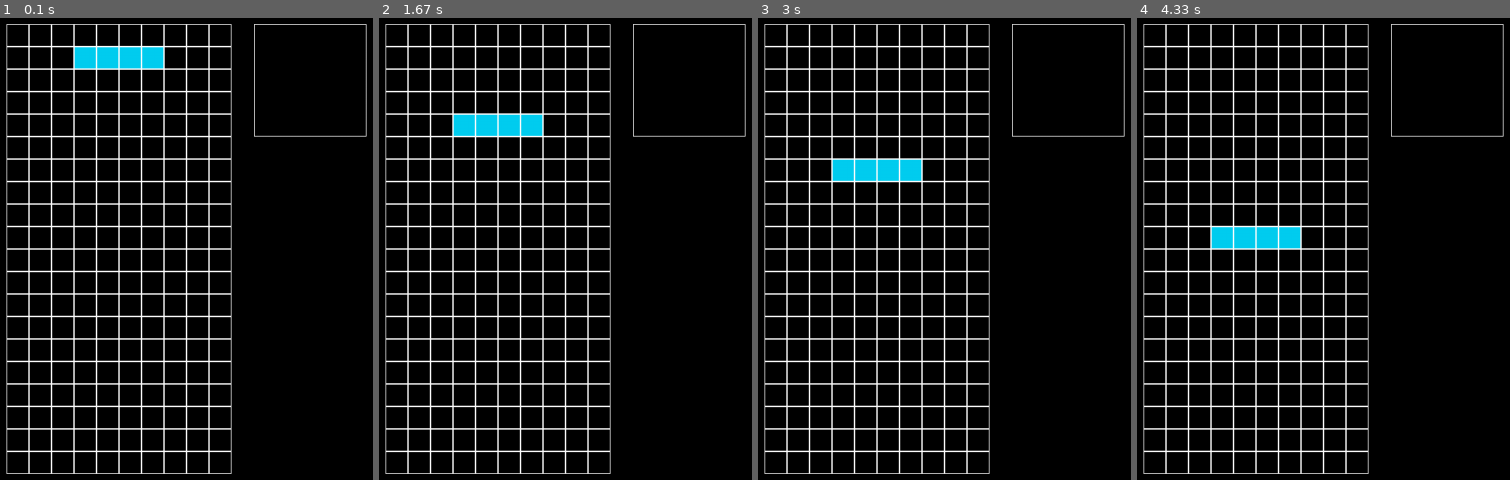
Above: before the commit, frames 1-4 (left to right).
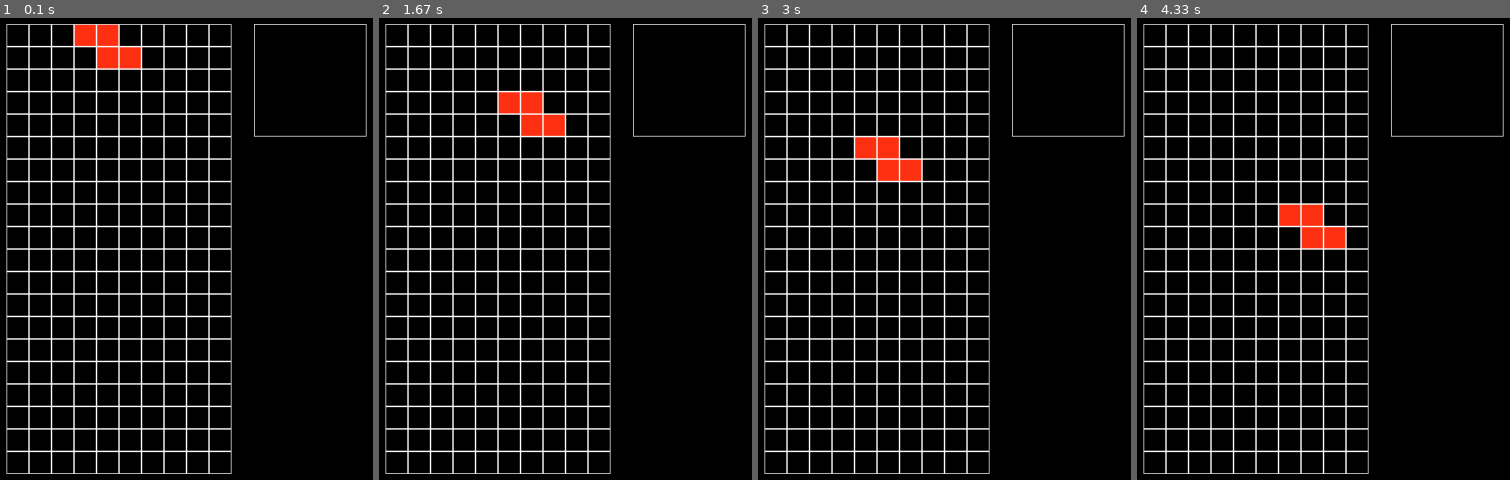
Above: after the commit, the same moments.

Repository: JoshuaEagles/Simple-Pygame-Tetris
Game: pygame game, started from tetris.py
The game is run twice, just before and just after one commit, with the same random seed, the same clock (stepped at 60 frames per second) and the same inputs.
Inputs:
- Up to frame 1 (0.1 s): no input
- Up to frame 2 (1.67 s): hold D 0.33-0.8 s; hold W 0.83-1.13 s; hold D 1.17-1.63 s
- Up to frame 3 (3 s): hold A 1.67-2.2 s; hold S 2.23-2.53 s
- Up to frame 4 (4.33 s): hold D 3.4-4.03 s

The runs differ from the first frame. In frame 1, 1.7% of the frame differs, in the area x 19-44%, y 1-12%; in frame 2, 2.0%; in frame 3, 1.7%; in frame 4, 2.2%, in the area x 19-57%, y 40-50%.

Commit message:
Collisions + basic left and right movement

Diff:
--- a/tetris.py
+++ b/tetris.py
@@ -53,38 +53,38 @@
 # For now, just_pressed goes unused
 input_states = \
 {
-    "Left" : { "pressed": False, "just_pressed": False }, # Left
-    "Right" : { "pressed": False, "just_pressed": False }, # Right
-    "Up" : { "pressed": False, "just_pressed": False }, # Up
-    "Down" : { "pressed": False, "just_pressed": False }, # Down
-    "A" : { "pressed": False, "just_pressed": False }, # A
-    "B" : { "pressed": False, "just_pressed": False }, # B
-    "Pause" : { "pressed": False, "just_pressed": False }  # Pause
+    "left" : { "pressed": False, "just_pressed": False }, # Left
+    "right" : { "pressed": False, "just_pressed": False }, # Right
+    "up" : { "pressed": False, "just_pressed": False }, # Up
+    "down" : { "pressed": False, "just_pressed": False }, # Down
+    "a" : { "pressed": False, "just_pressed": False }, # A
+    "b" : { "pressed": False, "just_pressed": False }, # B
+    "pause" : { "pressed": False, "just_pressed": False }  # Pause
 }
 
 # Translate the integer key IDs into the readable strings using this dictionary (can also rebind actions here)
 input_map = \
 {
-    K_a : "Left",
-    K_d : "Right",
-    K_w : "Up",
-    K_s : "Down",
-    K_k : "A",
-    K_j : "B",
-    K_RETURN : "Pause",
+    K_a : "left",
+    K_d : "right",
+    K_w : "up",
+    K_s : "down",
+    K_k : "a",
+    K_j : "b",
+    K_RETURN : "pause",
 }
 
 # Array of all pieces and all their rotations, stored as offsets in a 4 by 4 grid if an l or O, or a 3 by 3 grid otherwise (follows SRS)
 # Additionally, and the 5th value in the list for each piece is the color index, and the 6th is their start position
 pieces = \
 [
-    [ [ [0, 1], [1, 1], [2, 1], [3, 1] ], [ [2, 0], [2, 1], [2, 2], [2, 3] ], [ [0, 2], [1, 2], [2, 2], [3, 2] ], [ [1, 0], [1, 1], [1, 2], [1, 3] ], 1, [3, 19] ], # l
-    [ [ [1, 0], [1, 1], [2, 0], [2, 1] ], [ [1, 0], [1, 1], [2, 0], [2, 1] ], [ [1, 0], [1, 1], [2, 0], [2, 1] ], [ [1, 0], [1, 1], [2, 0], [2, 1] ], 2, [4, 19]], # O
-    [ [ [1, 0], [0, 1], [1, 1], [2, 1] ], [ [1, 0], [1, 1], [1, 2], [2, 1] ], [ [0, 1], [1, 1], [2, 1], [1, 2] ], [ [0, 1], [1, 0], [1, 1], [1, 2] ], 3, [3, 20]], # T
-    [ [ [1, 0], [2, 0], [0, 1], [1, 1] ], [ [1, 0], [1, 1], [2, 1], [2, 2] ], [ [1, 1], [2, 1], [0, 2], [1, 2] ], [ [0, 0], [0, 1], [1, 1], [1, 2] ], 4, [3, 20]], # S
-    [ [ [0, 0], [1, 0], [1, 1], [2, 1] ], [ [1, 1], [1, 2], [2, 0], [2, 1] ], [ [0, 1], [1, 1], [1, 2], [2, 2] ], [ [0, 1], [0, 2], [1, 0], [1, 1] ], 5, [3, 20]], # Z
-    [ [ [0, 0], [0, 1], [1, 1], [2, 1] ], [ [1, 0], [2, 0], [1, 1], [1, 2] ], [ [0, 1], [1, 1], [2, 1], [2, 2] ], [ [0, 2], [1, 0], [1, 1], [1, 2] ], 6, [3, 20]], # J
-    [ [ [2, 0], [0, 1], [1, 1], [2, 1] ], [ [1, 0], [1, 1], [1, 2], [2, 2] ], [ [0, 1], [1, 1], [2, 1], [0, 2] ], [ [0, 0], [1, 0], [1, 1], [1, 2] ], 7, [3, 20]]  # L
+    [ [ [0, 1], [1, 1], [2, 1], [3, 1] ], [ [2, 0], [2, 1], [2, 2], [2, 3] ], [ [0, 2], [1, 2], [2, 2], [3, 2] ], [ [1, 0], [1, 1], [1, 2], [1, 3] ], 1, [3, 18] ], # l
+    [ [ [1, 0], [1, 1], [2, 0], [2, 1] ], [ [1, 0], [1, 1], [2, 0], [2, 1] ], [ [1, 0], [1, 1], [2, 0], [2, 1] ], [ [1, 0], [1, 1], [2, 0], [2, 1] ], 2, [4, 18]], # O
+    [ [ [1, 0], [0, 1], [1, 1], [2, 1] ], [ [1, 0], [1, 1], [1, 2], [2, 1] ], [ [0, 1], [1, 1], [2, 1], [1, 2] ], [ [0, 1], [1, 0], [1, 1], [1, 2] ], 3, [3, 19]], # T
+    [ [ [1, 0], [2, 0], [0, 1], [1, 1] ], [ [1, 0], [1, 1], [2, 1], [2, 2] ], [ [1, 1], [2, 1], [0, 2], [1, 2] ], [ [0, 0], [0, 1], [1, 1], [1, 2] ], 4, [3, 19]], # S
+    [ [ [0, 0], [1, 0], [1, 1], [2, 1] ], [ [1, 1], [1, 2], [2, 0], [2, 1] ], [ [0, 1], [1, 1], [1, 2], [2, 2] ], [ [0, 1], [0, 2], [1, 0], [1, 1] ], 5, [3, 19]], # Z
+    [ [ [0, 0], [0, 1], [1, 1], [2, 1] ], [ [1, 0], [2, 0], [1, 1], [1, 2] ], [ [0, 1], [1, 1], [2, 1], [2, 2] ], [ [0, 2], [1, 0], [1, 1], [1, 2] ], 6, [3, 19]], # J
+    [ [ [2, 0], [0, 1], [1, 1], [2, 1] ], [ [1, 0], [1, 1], [1, 2], [2, 2] ], [ [0, 1], [1, 1], [2, 1], [0, 2] ], [ [0, 0], [1, 0], [1, 1], [1, 2] ], 7, [3, 19]]  # L
 ]
 
 # All game logic initializations go here, so the game can be restarted and such
@@ -92,11 +92,14 @@
     global piece_index, piece_pos, piece_rotation
     create_play_area()
 
-    piece_index = 0#random.randrange(0, 6)
+    random.seed()
+
+    piece_index = random.randrange(0, 6)
     piece_pos = pieces[piece_index][5]
     piece_rotation = 0
 
     insert_piece_tiles()
+    update_piece_pos()
 
 # Draw Background (to be copied to the main screen every frame)
 def create_background():
@@ -131,10 +134,16 @@
 
 def update_piece_pos():
     remove_piece_tiles()
-    piece_pos[1] = piece_pos[1] + 1
+
+    piece_attempt_move([0, 1])
+
+    if input_states["right"]["pressed"]:
+        piece_attempt_move([1, 0])
+    if input_states["left"]["pressed"]:
+        piece_attempt_move([-1, 0])
+
     insert_piece_tiles()
-    if piece_pos[1] < 38:
-        timers.append([0.5, update_piece_pos])
+    timers.append([0.5, update_piece_pos])
 
 def draw():
     screen.fill(pygame.Color(0, 0, 0))
@@ -174,11 +183,25 @@
         timer[1]()
         timers.remove(timer)
 
+# returns true if the move was successful
+def piece_attempt_move(move_dir):
+    for tile in pieces[piece_index][piece_rotation]:
+        if tile_collision_check([piece_pos[0] + tile[0] + move_dir[0], piece_pos[1] + tile[1] + move_dir[1]]):
+            return False
+    piece_pos[0] = piece_pos[0] + move_dir[0]
+    piece_pos[1] = piece_pos[1] + move_dir[1]
+    return True
+
+# returns true if a collision occured
+def tile_collision_check(tile_pos):
+    # if out of bounds or the tile in the play area isn't empty, we have collided
+    if tile_pos[0] > play_area_size[0] - 1 or tile_pos[0] < 0 or tile_pos[1] > play_area_size[1] - 1 or tile_pos[1] < 0:
+        return True
+    return play_area[tile_pos[0]][tile_pos[1]] != 0
+
 create_background()
 
 init_game()
-
-update_piece_pos()
 
 # Main loop
 while True:
